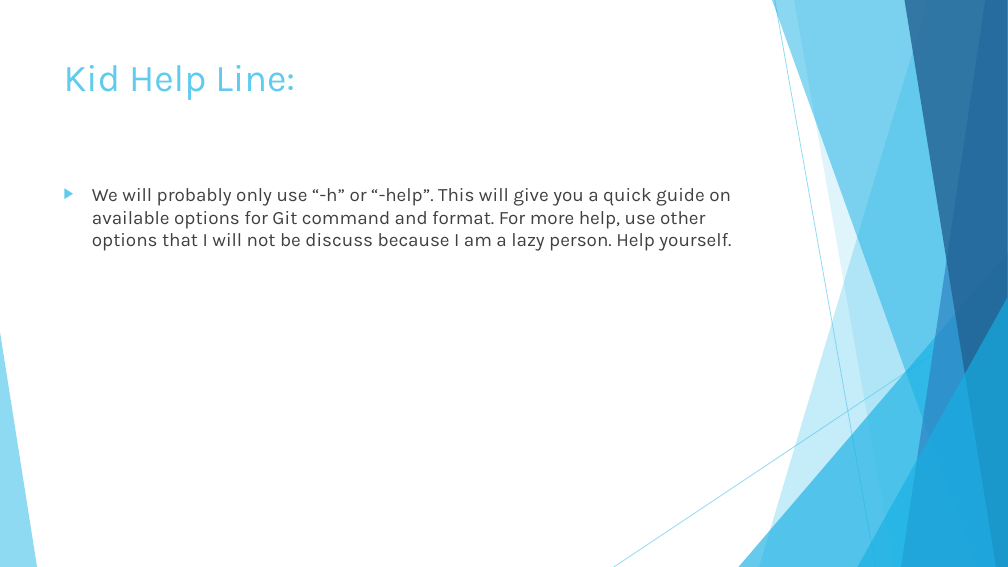
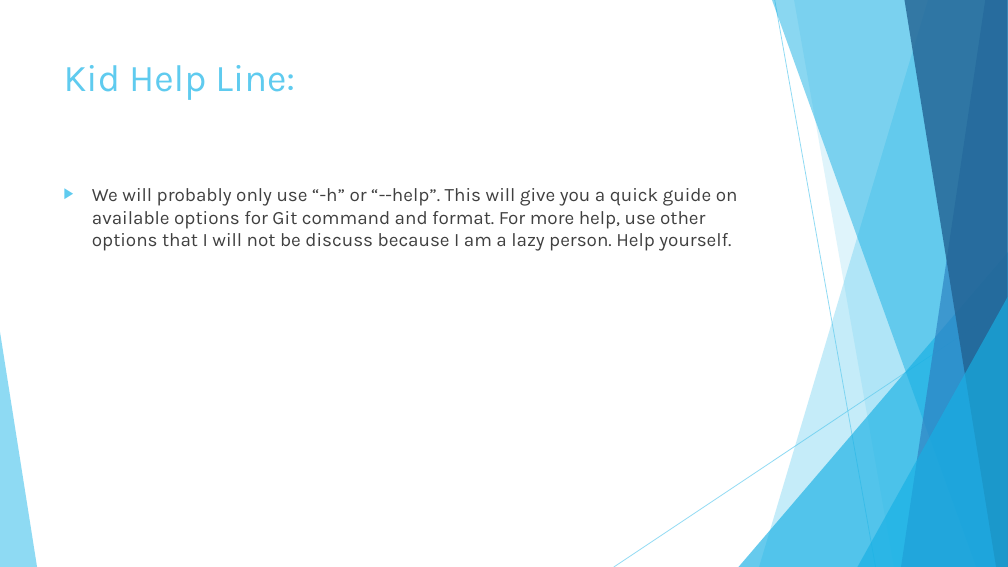
Before and after one commit to ComputerScience-Gang/Game-Project-Room-1-2018-2019, a slide deck: slide 22 of Lessons/Git User Manual.pptx. Drawn at 1008x567 pixels with LibreOffice and Linux fonts; fonts in the diff are those of the drawing. Boxes give left, top, right and bottom in pixels: in the first picture for what was removed or moved away, otherwise in the second. Text is boxed around its words. In the diff, an @@ line names an element or a change of style, - is before the commit and + after.

Commit message:
Add all the command require to operate Git in Git_Commands.txt, it could be found in Kid Help Line

```diff
--- a/Lessons/Git User Manual.pptx
+++ b/Lessons/Git User Manual.pptx
@@ text at (92,188,738,251): text changed @@
-▶ We will probably only use “-h” or “-help”. This will give you a quick guide on available options for Git command and format. For more help, use other options that I will not be discuss because I am a lazy person. Help yourself.
+▶ We will probably only use “-h” or “--help”. This will give you a quick guide on available options for Git command and format. For more help, use other options that I will not be discuss because I am a lazy person. Help yourself.
```
Also in this commit, not shown: 3 other slides changed, 1 other file.
